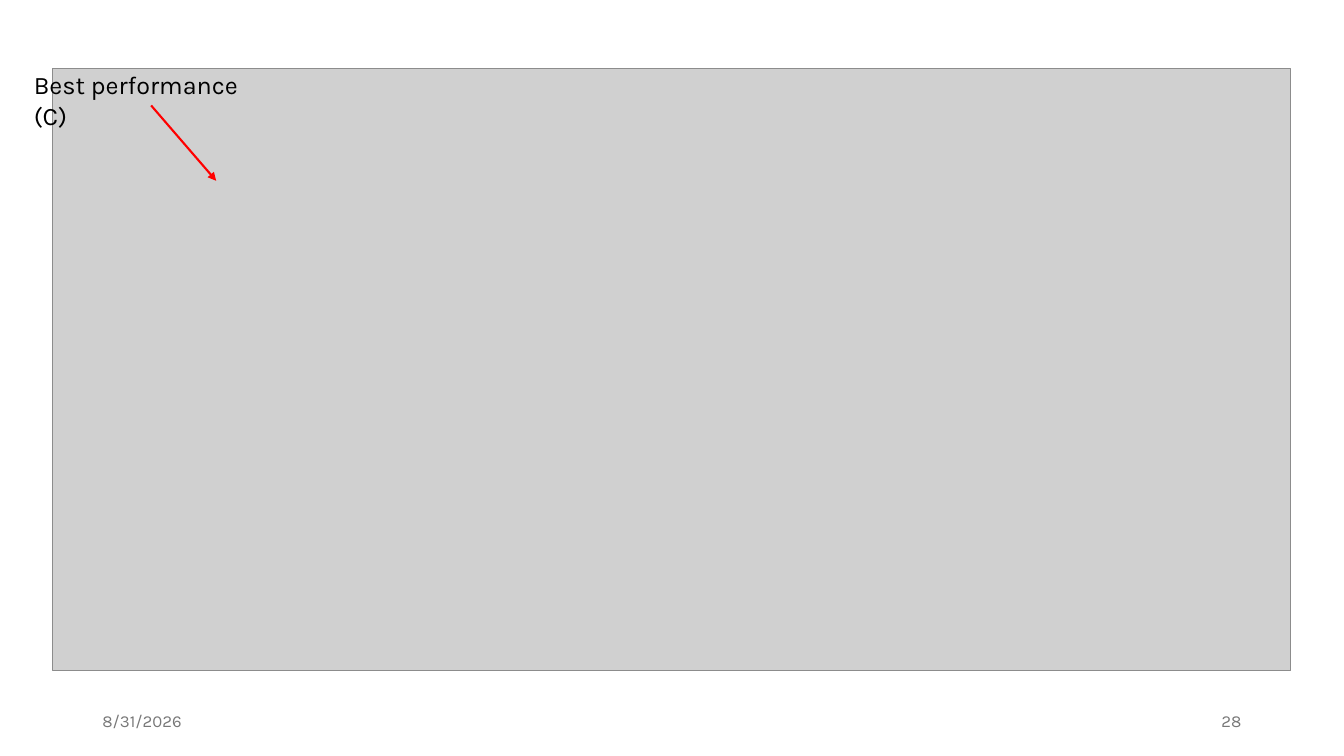
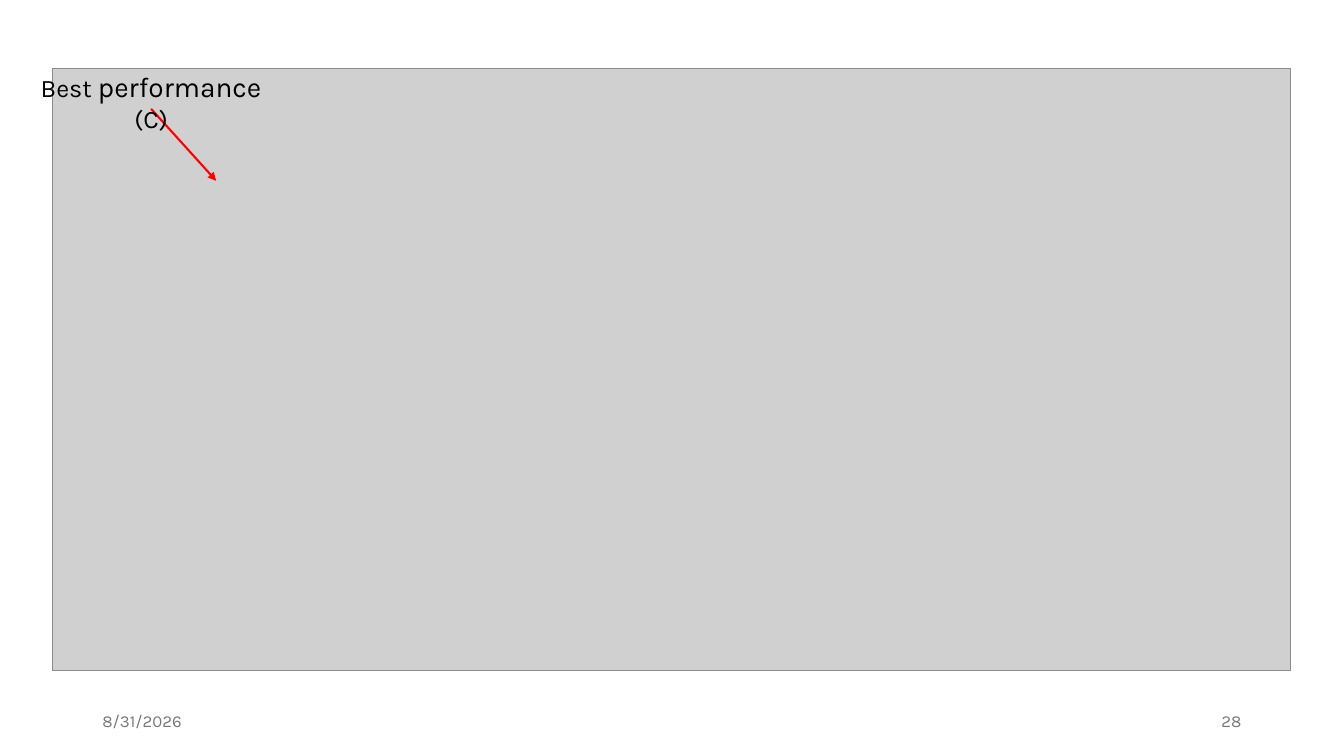
Before and after one commit to jiriklepl/phd-thesis, a slide deck: slide 28 of slides/Optimizing Memory Layouts and Traversal Orders in High-Performance Computing.pptx. Drawn at 1344x756 pixels with LibreOffice and Linux fonts; fonts in the diff are those of the drawing; grey boxes stand for pictures. Boxes give left, top, right and bottom in pixels: in the first picture for what was removed or moved away, otherwise in the second. Text is boxed around its words. In the diff, an @@ line names an element or a change of style, - is before the commit and + after.

```diff
--- a/slides/Optimizing Memory Layouts and Traversal Orders in High-Performance Computing.pptx
+++ b/slides/Optimizing Memory Layouts and Traversal Orders in High-Performance Computing.pptx
@@ text "Best performance (C)": place and size @@
-text "Best performance (C)" at (34, 72, 238, 131)
+text "Best performance (C)" at (41, 75, 261, 131)
@@ text "Best performance (C)" at (41, 75, 261, 131): size 18 to 20 pt in "performance"; alignment left to centre @@
@@ arrow moved from (151, 106) - (217, 180) to (151, 109) - (217, 180) @@
```
Also in this commit, not shown: 15 other slides changed.
